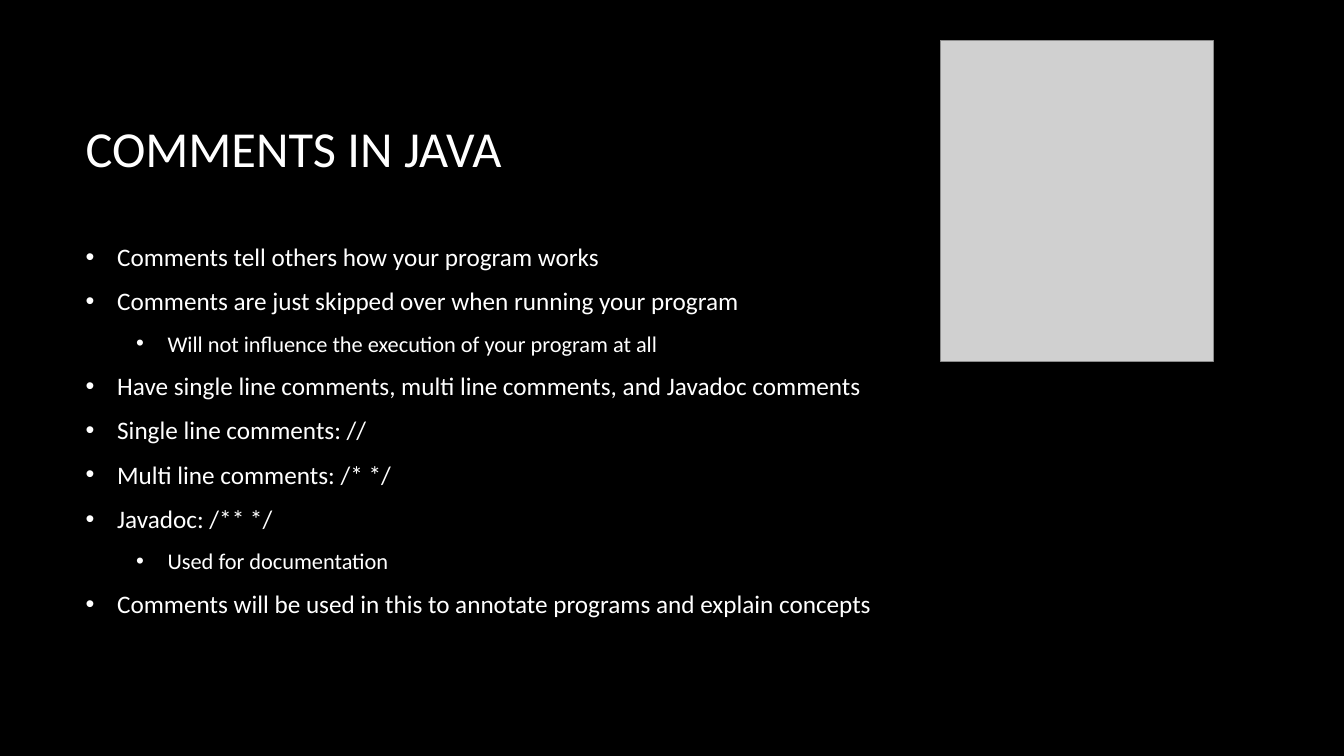
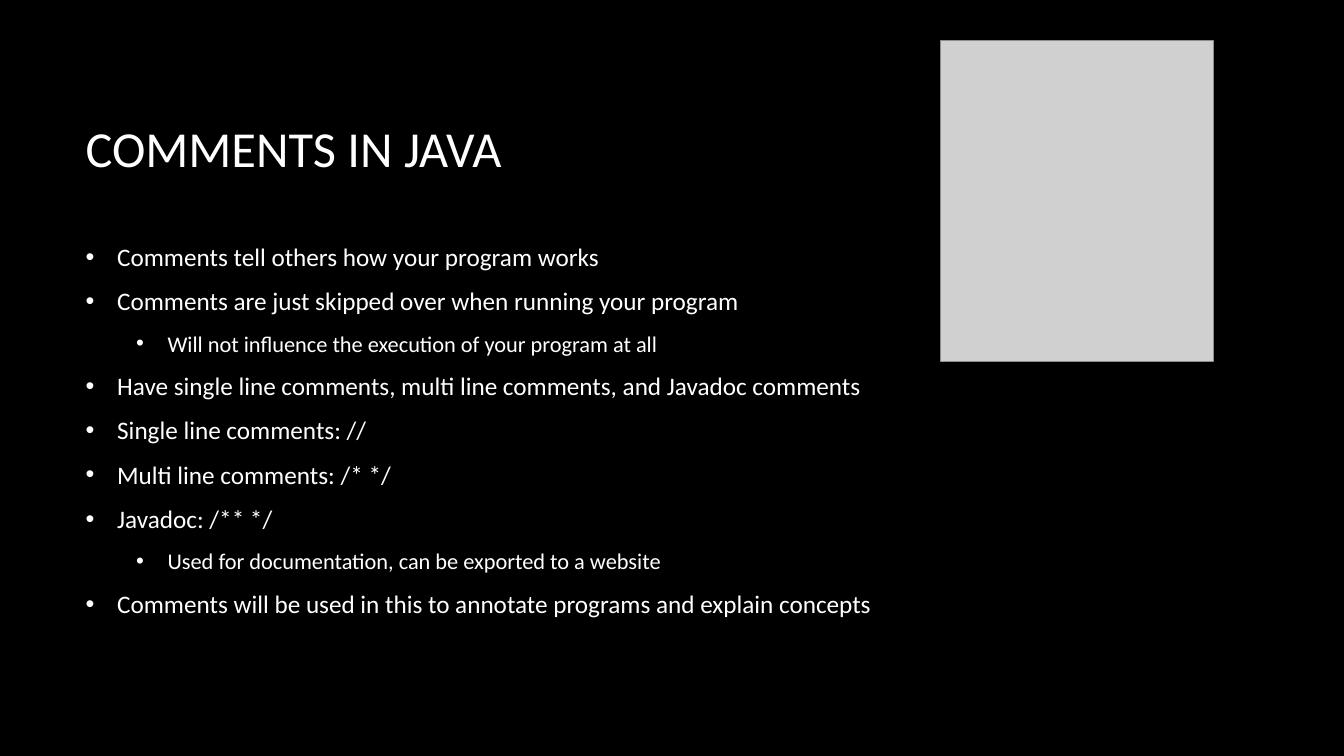
Before and after one commit to ToothbrushB/JavaCurriculum, a slide deck: slide 5 of FTC op mode.pptx. Drawn at 1344x756 pixels with LibreOffice and Linux fonts; fonts in the diff are those of the drawing; grey boxes stand for pictures; background and template pictures are left out. Boxes give left, top, right and bottom in pixels: in the first picture for what was removed or moved away, otherwise in the second. Text is boxed around its words. In the diff, an @@ line names an element or a change of style, - is before the commit and + after.

```diff
--- a/FTC op mode.pptx
+++ b/FTC op mode.pptx
@@ text at (x1=168, y1=553, x2=661, y2=573): text changed @@
-  • Used for documentation
+  • Used for documentation, can be exported to a website
```
Also in this commit, not shown: 1 other slide changed, 22 other files.
